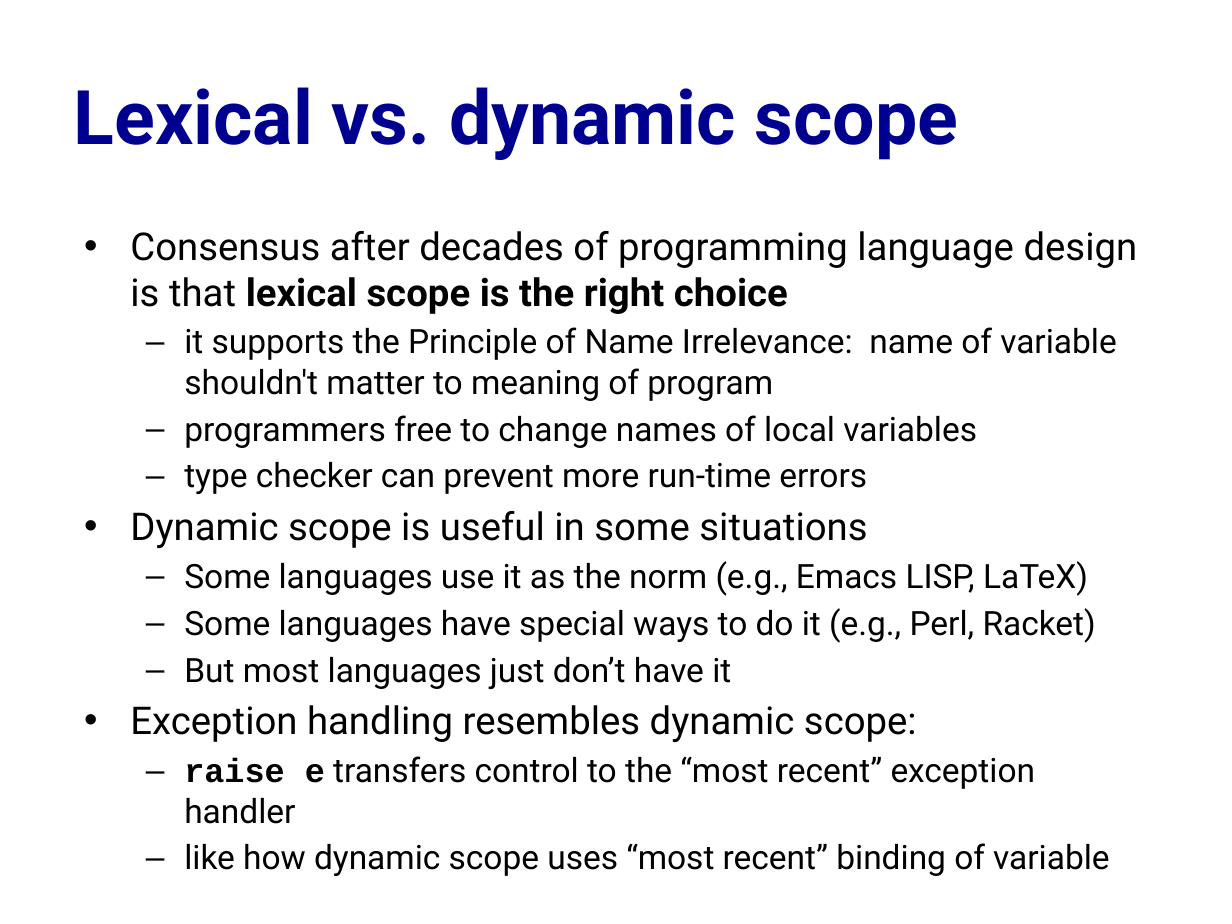
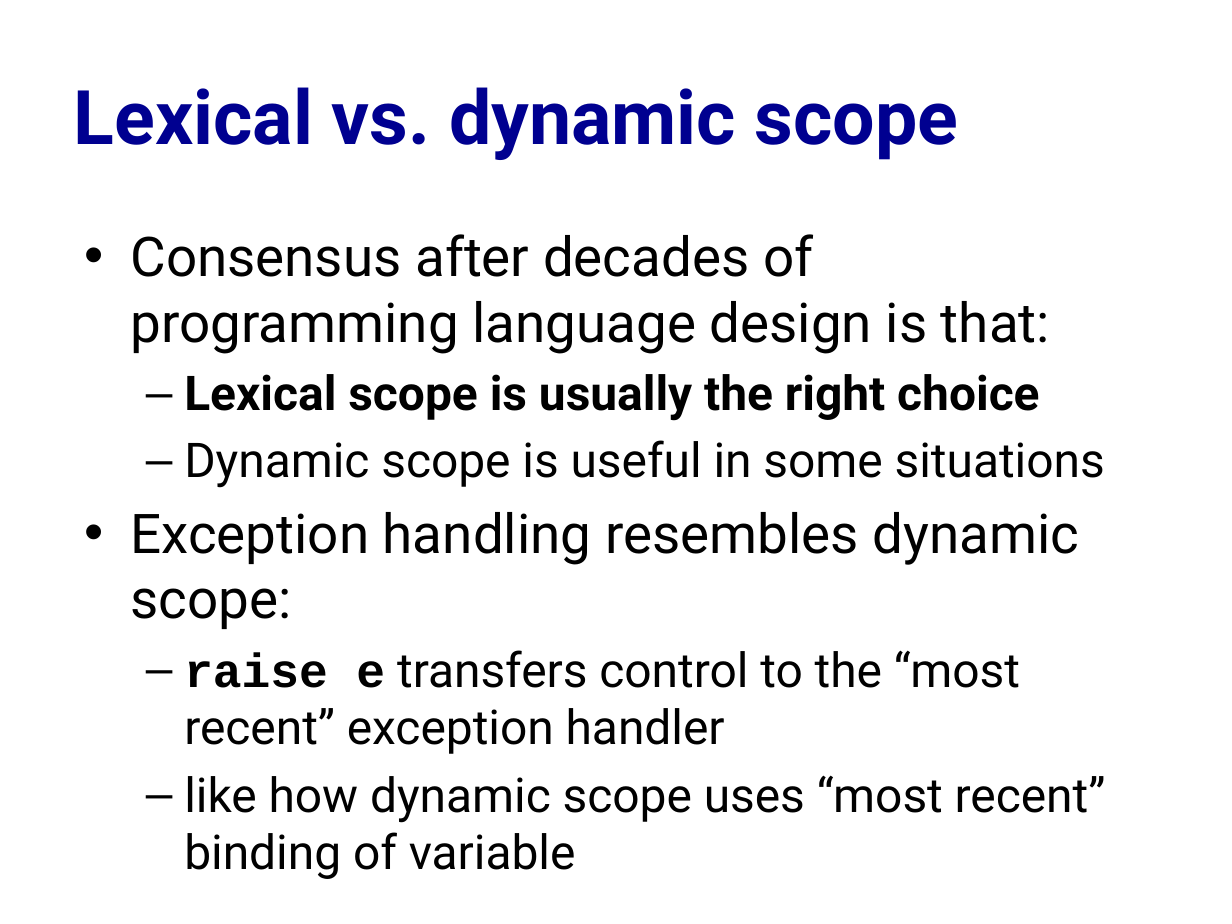
Before and after one commit to cs3110/materials-2019fa, a slide deck: slide 37 of 18-env-model/lec.pptx. Drawn at 1232x924 pixels with LibreOffice and Linux fonts; fonts in the diff are those of the drawing. Boxes give left, top, right and bottom in pixels: in the first picture for what was removed or moved away, otherwise in the second. Text is boxed around its words. In the diff, an @@ line names an element or a change of style, - is before the commit and + after.

```diff
--- a/18-env-model/lec.pptx
+++ b/18-env-model/lec.pptx
@@ text at (x1=130, y1=234, x2=1050, y2=421): text changed; size 19.6 to 32 pt @@
-• Consensus after decades of programming language design is that lexical scope is the right choice
-  – it supports the Principle of Name Irrelevance: name of variable shouldn't matter to meaning of program
-  – programmers free to change names of local variables
-  – type checker can prevent more run-time errors
+• Consensus after decades of programming language design is that:
+  – Lexical scope is usually the right choice
@@ text at (x1=130, y1=440, x2=1106, y2=823): size 22.4 to 28 pt in "Dynamic scope is useful in some situations"; size 22.4 to 32 pt in "Exception handling resembles dynamic scope:"; size 19.6 to 28 pt in "raise e transfers control to the “most ...", "like how dynamic scope uses “most recent” ..."; bullet • to –; list level 1 to 2 in "Dynamic scope is useful in ..."; more space between paragraphs @@
@@ text at (x1=184, y1=561, x2=1096, y2=689): paragraphs removed @@
-  – Some languages use it as the norm (e.g., Emacs LISP, LaTeX)
-  – Some languages have special ways to do it (e.g., Perl, Racket)
-  – But most languages just don’t have it
```
Also in this commit, not shown: 3 other slides changed, 1 other file.
